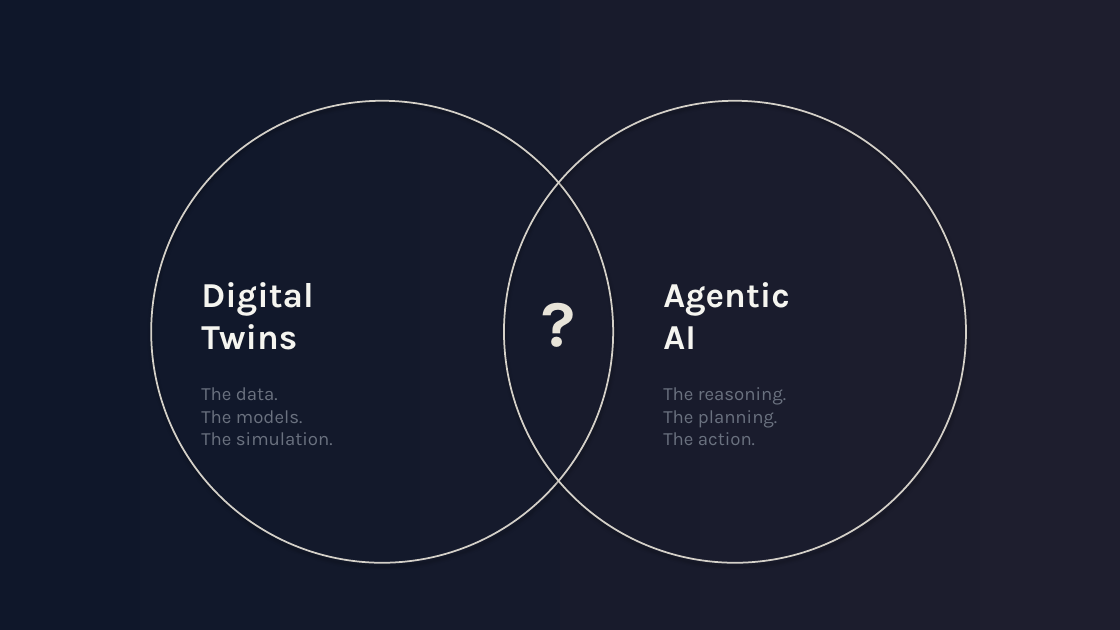
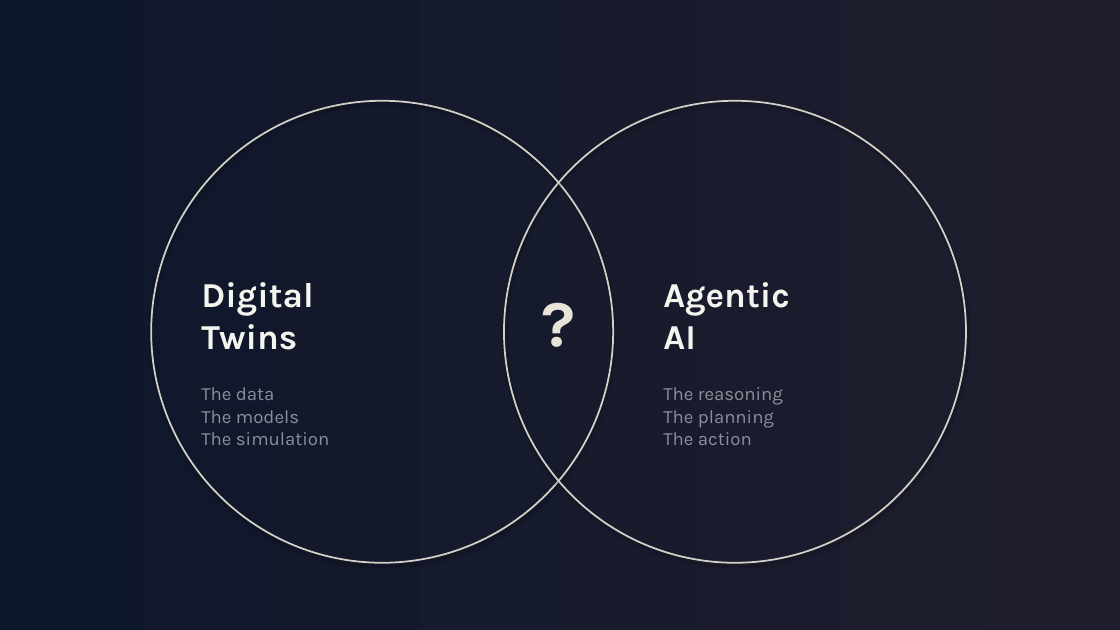
Before and after one commit to Anthony50102/MicroUSPresentation, a slide deck: slide 10 of presentation/presentation-v4-gradient-noir.pptx (slide 9 before the commit). Drawn at 1120x630 pixels with LibreOffice and Linux fonts; fonts in the diff are those of the drawing. Boxes give left, top, right and bottom in pixels: in the first picture for what was removed or moved away, otherwise in the second. Text is boxed around its words. In the diff, an @@ line names an element or a change of style, - is before the commit and + after.

```diff
--- a/presentation/presentation-v4-gradient-noir.pptx
+++ b/presentation/presentation-v4-gradient-noir.pptx
@@ text at box(201, 387, 329, 445): text changed; text colour #6B7280 to #8B919C @@
-The data.
-The models.
-The simulation.
+The data
+The models
+The simulation
@@ text at box(663, 387, 783, 445): text changed; text colour #6B7280 to #8B919C @@
-The reasoning.
-The planning.
-The action.
+The reasoning
+The planning
+The action
```
Also in this commit, not shown: 13 other slides changed, 4 slides added, 2 slides removed, 3 other files.
